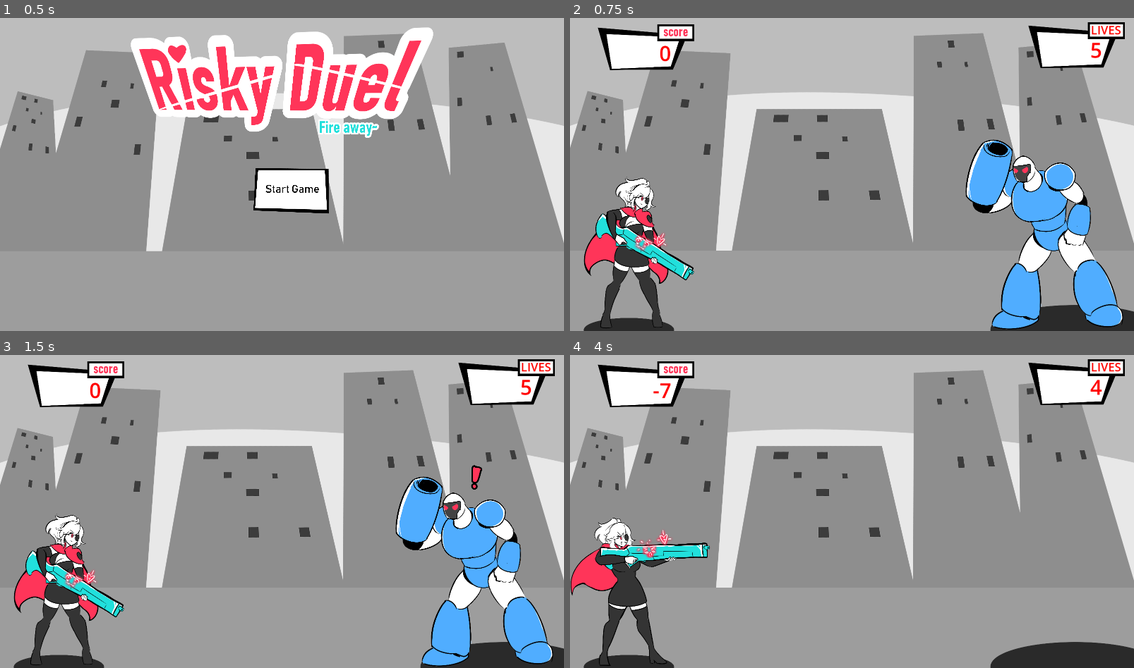
Above: before the commit, frames 1-4 (two rows, left to right).
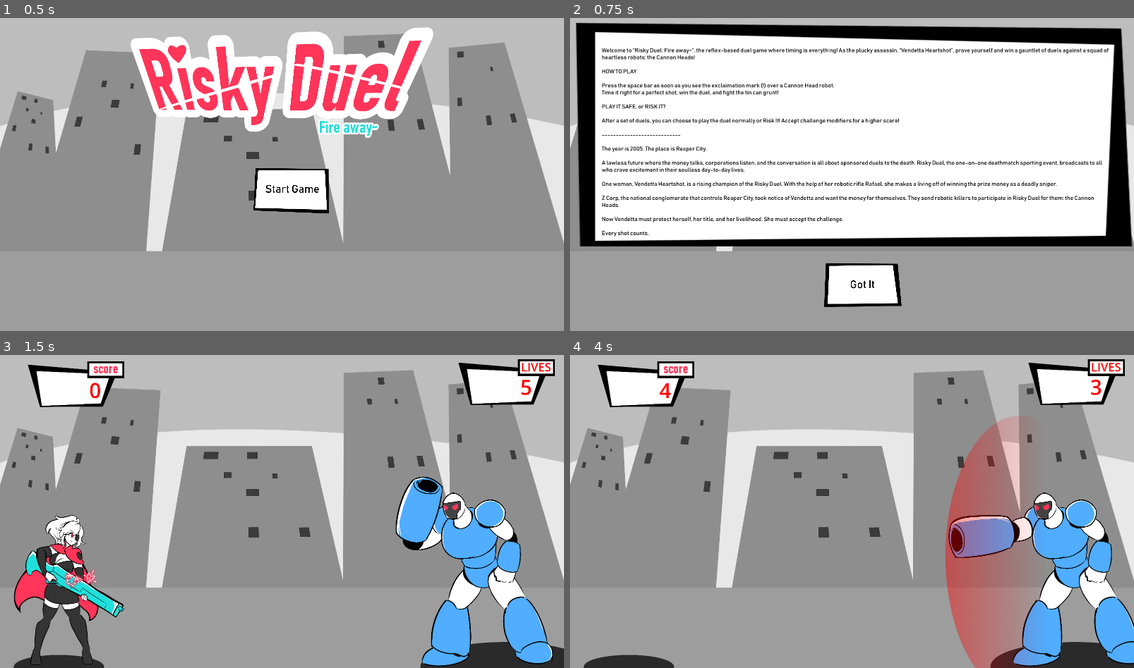
Above: after the commit, the same moments.

Repository: LaceSpades/Brackeys-2025.2
Game: Godot game, scene res://scenes/main_menu.tscn
Same seed, same stepped clock (60 frames per second), same inputs: the game is played once before the commit and once after it.
Inputs (mouse positions are in pixels of both pictures, inside the frame that each line leads up to):
- Up to frame 1 (0.5 s): no input
- Up to frame 2 (0.75 s): click "Start Game" at 0.5 s
- Up to frame 3 (1.5 s): click (293, 621) at 1.25 s, where only the run after the commit has a clickable "Got It"
- Up to frame 4 (4 s): tap Enter at 2 s; move the mouse to (976, 492) at 2.02 s; tap Space (interact) at 2.1, 2.85, 3.6 s; move the mouse to (739, 524) at 2.77 s; move the mouse to (908, 439) at 3.52 s

Frame 1 is identical in both runs. In frame 2, 69% of the frame differs, in the area x 0-100%, y 1-100%; in frame 3, 0.1%; in frame 4, 18%.

Commit message:
Add harsher penalty for shooting early

Diff:
--- a/scenes/enemy.tscn
+++ b/scenes/enemy.tscn
@@ -10,6 +10,7 @@
 [ext_resource type="Texture2D" uid="uid://cmrfivk27jbuk" path="res://assets/sprites/Particle_Effects.png" id="7_nenq2"]
 [ext_resource type="AudioStream" uid="uid://ifcyd5i3sufe" path="res://assets/sounds/robot shoot.wav" id="8_ipns3"]
 [ext_resource type="AudioStream" uid="uid://bbwlbdcaopp3i" path="res://assets/sounds/robot damage.wav" id="9_8qclf"]
+[ext_resource type="Texture2D" uid="uid://bhsqnjmw7nhea" path="res://assets/sprites/Shield.png" id="9_w8i8w"]
 
 [sub_resource type="SpriteFrames" id="SpriteFrames_md484"]
 animations = [{
@@ -86,6 +87,11 @@
 scale = Vector2(0.25, 0.25)
 texture = ExtResource("7_nenq2")
 
+[node name="Shield" type="Sprite2D" parent="."]
+visible = false
+position = Vector2(-186, -371)
+texture = ExtResource("9_w8i8w")
+
 [node name="ShootSound" type="AudioStreamPlayer" parent="."]
 stream = ExtResource("8_ipns3")
 
--- /dev/null
+++ b/scenes/intro_screen.tscn
@@ -0,0 +1,92 @@
+[gd_scene load_steps=9 format=3 uid="uid://cuqdxsty4g2ww"]
+
+[ext_resource type="Script" uid="uid://rpvvhhfoymcd" path="res://scripts/main_menu.gd" id="1_dc7ax"]
+[ext_resource type="Texture2D" uid="uid://beh01dsjhe47h" path="res://assets/sprites/Background.png" id="2_14uot"]
+[ext_resource type="AudioStream" uid="uid://bfrfhayyfg1rw" path="res://assets/music/menu.wav" id="3_a7v8x"]
+[ext_resource type="PackedScene" uid="uid://de0kxw2kl0fx" path="res://scenes/texture_button.tscn" id="5_0qdbj"]
+[ext_resource type="Script" uid="uid://xwxoq1y8qpkr" path="res://scripts/intro_menu.gd" id="6_a7v8x"]
+[ext_resource type="Texture2D" uid="uid://b3i7jnso2tfkq" path="res://assets/sprites/button_texture.png" id="7_14uot"]
+[ext_resource type="PackedScene" uid="uid://cixqhdk68uam" path="res://scenes/button_label.tscn" id="7_j5a1a"]
+[ext_resource type="FontFile" uid="uid://d037h3p8j5dke" path="res://assets/fonts/BAHNSCHRIFT.TTF" id="8_a7v8x"]
+
+[node name="IntroMenu" type="Control"]
+layout_mode = 3
+anchors_preset = 15
+anchor_right = 1.0
+anchor_bottom = 1.0
+grow_horizontal = 2
+grow_vertical = 2
+script = ExtResource("1_dc7ax")
+
+[node name="ColorRect" type="ColorRect" parent="."]
+layout_mode = 0
+offset_top = -5.0
+offset_right = 1924.0
+offset_bottom = 1078.0
+
+[node name="Background" type="Sprite2D" parent="."]
+position = Vector2(960.667, 541)
+scale = Vector2(0.501389, 0.501389)
+texture = ExtResource("2_14uot")
+
+[node name="AudioStreamPlayer" type="AudioStreamPlayer" parent="."]
+stream = ExtResource("3_a7v8x")
+autoplay = true
+
+[node name="Sprite2D" type="Sprite2D" parent="."]
+position = Vector2(968, 433.5)
+scale = Vector2(2.39792, 1.72115)
+texture = ExtResource("7_14uot")
+
+[node name="Label" type="Label" parent="."]
+layout_mode = 0
+offset_left = 108.0
+offset_top = 113.0
+offset_right = 1848.0
+offset_bottom = 758.0
+theme_override_colors/font_color = Color(0, 0, 0, 1)
+theme_override_fonts/font = ExtResource("8_a7v8x")
+theme_override_font_sizes/font_size = 20
+text = "Welcome to “Risky Duel: Fire away~”, the reflex-based duel game where timing is everything! As the plucky assassin, “Vendetta Heartshot”, prove yourself and win a gauntlet of duels against a squad of heartless robots: the Cannon Heads!
+
+HOW TO PLAY
+
+Press the space bar as soon as you see the exclaimation mark (!) over a Cannon Head robot.
+Time it right for a perfect shot, win the duel, and fight the tin can grunt!
+
+PLAY IT SAFE, or RISK IT?
+
+After a set of duels, you can choose to play the duel normally or Risk It! Accept challenge modifiers for a higher score!
+
+----------------------------
+
+The year is 2005. The place is Reaper City.
+
+A lawless future where the money talks, corporations listen, and the conversation is all about sponsored duels to the death. Risky Duel, the one-on-one deathmatch sporting event, broadcasts to all who crave excitement in their soulless day-to-day lives.
+
+One woman, Vendetta Heartshot, is a rising champion of the Risky Duel. With the help of her robotic rifle Rafael, she makes a living off of winning the prize money as a deadly sniper.
+
+Z Corp, the national conglomerate that controls Reaper City, took notice of Vendetta and want the money for themselves. They send robotic killers to participate in Risky Duel for them: the Cannon Heads.
+
+Now Vendetta must protect herself, her title, and her livelihood. She must accept the challenge.
+
+Every shot counts."
+autowrap_mode = 2
+
+[node name="ContinueButton" parent="." instance=ExtResource("5_0qdbj")]
+layout_mode = 0
+offset_left = 844.0
+offset_top = 841.0
+offset_right = 1804.0
+offset_bottom = 1361.0
+script = ExtResource("6_a7v8x")
+
+[node name="ButtonLabel" parent="ContinueButton" instance=ExtResource("7_j5a1a")]
+layout_mode = 0
+offset_left = 340.625
+offset_top = 196.875
+offset_right = 606.625
+offset_bottom = 313.875
+text = "Got It"
+
+[connection signal="pressed" from="ContinueButton" to="." method="_on_continue_button_pressed"]
--- a/scripts/enemy.gd
+++ b/scripts/enemy.gd
@@ -11,6 +11,7 @@
 @onready var hit_marker: Sprite2D = $HitMarker
 @onready var shoot_sound: AudioStreamPlayer = $ShootSound
 @onready var damage_sound: AudioStreamPlayer = $DamageSound
+@onready var shield: Sprite2D = $Shield
 
 var rng: RandomNumberGenerator;
 var starting_health = 1;
@@ -45,6 +46,9 @@
 	warning.visible = true
 
 func _on_attack_timer_timeout() -> void:
+	fire()
+
+func fire() -> void:
 	# Spawn bullet to attack player
 	var bullet : Bullet = _bullet.instantiate()
 	shoot_sound.play()
@@ -72,6 +76,7 @@
 	await get_tree().create_timer(0.25).timeout
 	sprite.self_modulate.a = 0
 
+
 func take_damage(amount: int) -> void:
 	warning.visible = false
 	warned_player = false
@@ -83,6 +88,23 @@
 	sprite.self_modulate.a = 0
 	await get_tree().create_timer(0.2).timeout
 	sprite.self_modulate.a = 1
+	shield.visible = false
+
+func flash_shield() -> void:
+	shield.visible = true
+	shield.self_modulate.a = 0.8
+	await get_tree().create_timer(0.1).timeout
+	shield.self_modulate.a = 1.0
+	await get_tree().create_timer(0.5).timeout
+	shield.self_modulate.a = 0.8
+	await get_tree().create_timer(0.1).timeout
+	shield.self_modulate.a = 0.6
+	await get_tree().create_timer(0.1).timeout
+	shield.self_modulate.a = 0.4
+	await get_tree().create_timer(0.1).timeout
+	shield.self_modulate.a = 0.2
+	await get_tree().create_timer(0.1).timeout
+	shield.visible = false
 
 func remove_hit_marker() -> void:
 	hit_marker.visible = false
--- a/scripts/game_manager.gd
+++ b/scripts/game_manager.gd
@@ -141,10 +141,15 @@
 	player.round_reset()
 	current_enemy.begin_attack()
 
+func can_player_attack() -> bool:
+	return current_enemy.warned_player
+
 func player_attacks() -> void:
 	# Check if enemy has warned
 	if not current_enemy.warned_player:
 		current_enemy.stop_timers()
+		current_enemy.fire()
+		current_enemy.flash_shield()
 
 func player_hit() -> void:
 	player.take_damage(1)
@@ -160,13 +165,12 @@
 	# Punish player for attacking before being warned
 	if current_enemy.warned_player:
 		Globals.score += (HIT_VALUE + score_modifier)
-	else:
-		Globals.score -= (JUMP_WARNING + score_modifier)
+		current_enemy.take_damage(1)
+		if current_enemy.current_health <= 0:
+			current_enemy.die()
+	else:
+		player_hit()
 	current_enemy.stop_timers()
-
-	current_enemy.take_damage(1)
-	if current_enemy.current_health <= 0:
-		current_enemy.die()
 	end_round()
 
 func bullet_hit() -> void:
--- a/scripts/globals.gd
+++ b/scripts/globals.gd
@@ -1,5 +1,6 @@
 extends Node
 
+var introduced = false;
 var score = 0;
 const DEFAULT_PLAYER_LIVES = 5;
 var current_player_lives = DEFAULT_PLAYER_LIVES
--- /dev/null
+++ b/scripts/intro_menu.gd
@@ -0,0 +1,6 @@
+extends Control
+
+func _on_continue_button_pressed() -> void:
+	Globals.reset_game()
+	Globals.introduced = true;
+	get_tree().change_scene_to_file("res://scenes/game.tscn")
--- a/scripts/main_menu.gd
+++ b/scripts/main_menu.gd
@@ -2,4 +2,11 @@
 
 func _on_start_button_pressed() -> void:
 	Globals.reset_game()
+	if Globals.introduced:
+		get_tree().change_scene_to_file("res://scenes/game.tscn")
+	else:
+		get_tree().change_scene_to_file("res://scenes/intro_screen.tscn")
+
+
+func _on_continue_button_pressed() -> void:
 	get_tree().change_scene_to_file("res://scenes/game.tscn")
--- a/scripts/player.gd
+++ b/scripts/player.gd
@@ -34,7 +34,7 @@
 			var bullet : Bullet = _bullet.instantiate()
 			add_child(bullet)
 			bullet.direction = 1
-			bullet.set_collision_layer_value(1, true)
+			bullet.set_collision_layer_value(1, game_manager.can_player_attack())
 			bullet.set_collision_mask_value(2, true)
 			bullet.game_manager = game_manager
 			bullet.position.x = 300
Binary file added: assets/sprites/Shield.png
Not shown, added: assets/sprites/Shield.png.import
Not shown: 1 places in scenes/enemy.tscn that only renumber resources
Not shown, added: scripts/intro_menu.gd.uid
